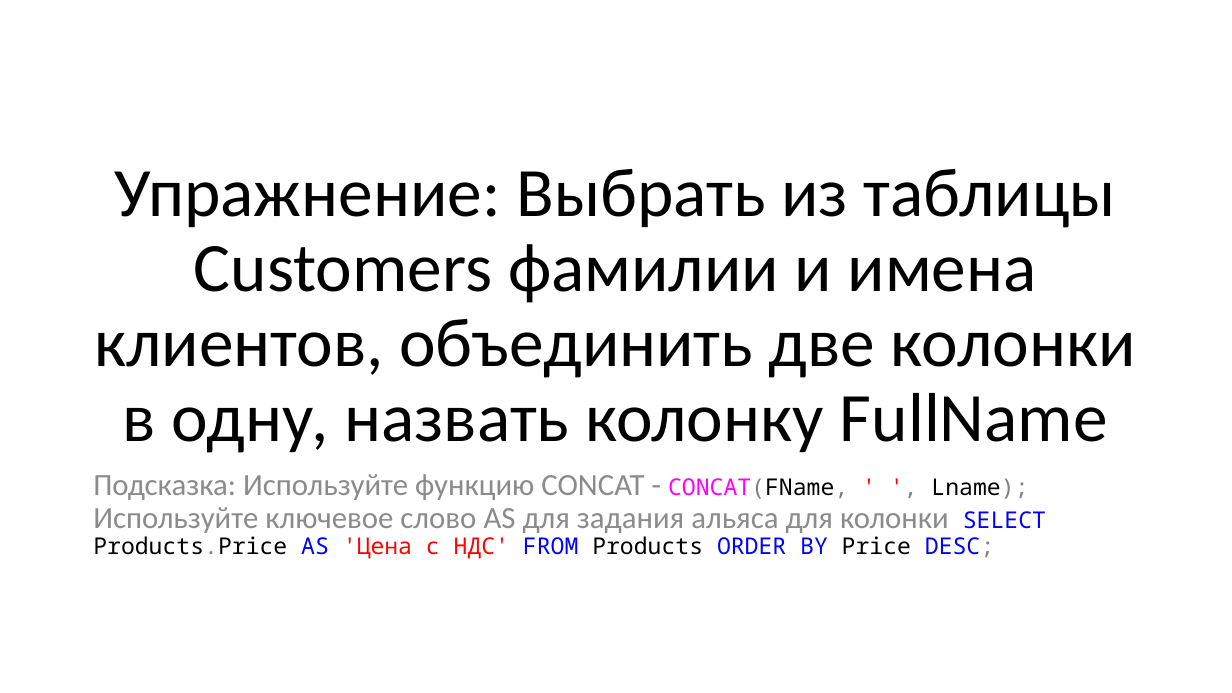
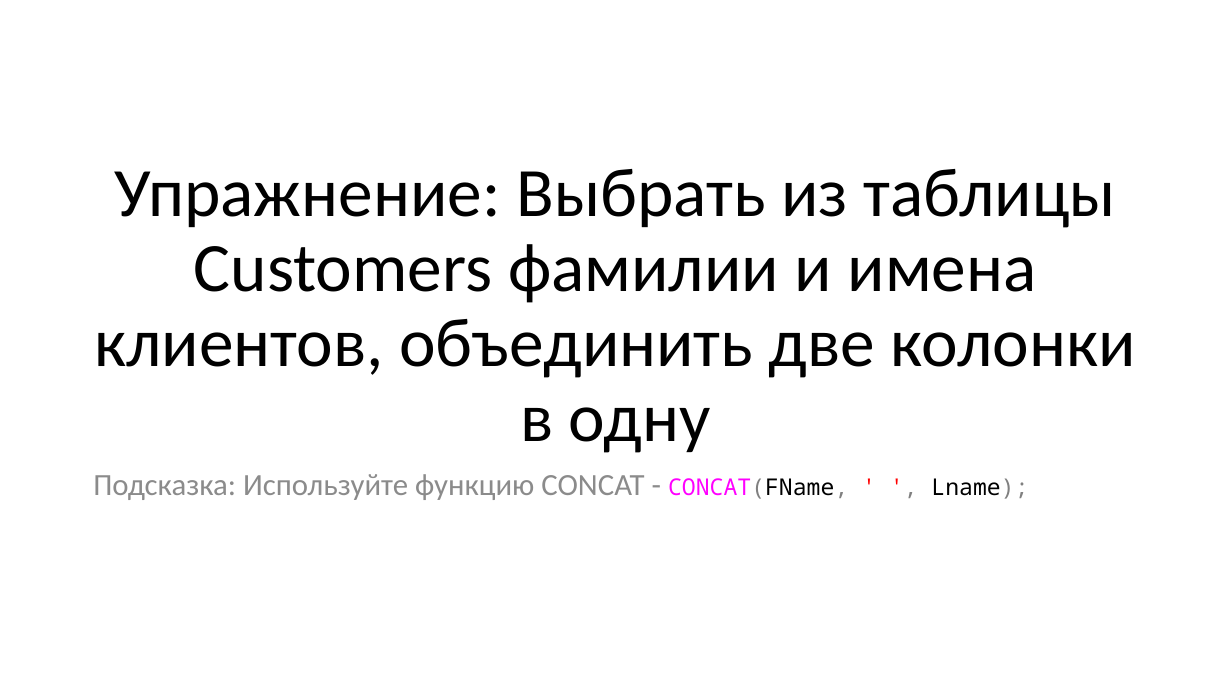
Before and after one commit to dmitriykuptsov/SQL, a slide deck: slide 10 of sql.pptx. Drawn at 1232x693 pixels with LibreOffice and Linux fonts; fonts in the diff are those of the drawing. Boxes give left, top, right and bottom in pixels: in the first picture for what was removed or moved away, otherwise in the second. Text is boxed around its words. In the diff, an @@ line names an element or a change of style, - is before the commit and + after.

```diff
--- a/sql.pptx
+++ b/sql.pptx
@@ title at bbox=[94, 169, 1136, 453]: text changed @@
-Упражнение: Выбрать из таблицы Customers фамилии и имена клиентов, объединить две колонки в одну, назвать колонку FullName
+Упражнение: Выбрать из таблицы Customers фамилии и имена клиентов, объединить две колонки в одну
@@ text at bbox=[93, 474, 1028, 500]: text changed @@
-Подсказка: Используйте функцию CONCAT - CONCAT(FName, ' ', Lname); Используйте ключевое слово AS для задания альяса для колонки SELECT Products.Price AS 'Цена с НДС' FROM Products ORDER BY Price DESC;
+Подсказка: Используйте функцию CONCAT - CONCAT(FName, ' ', Lname);
```
Also in this commit, not shown: 8 other slides changed.
